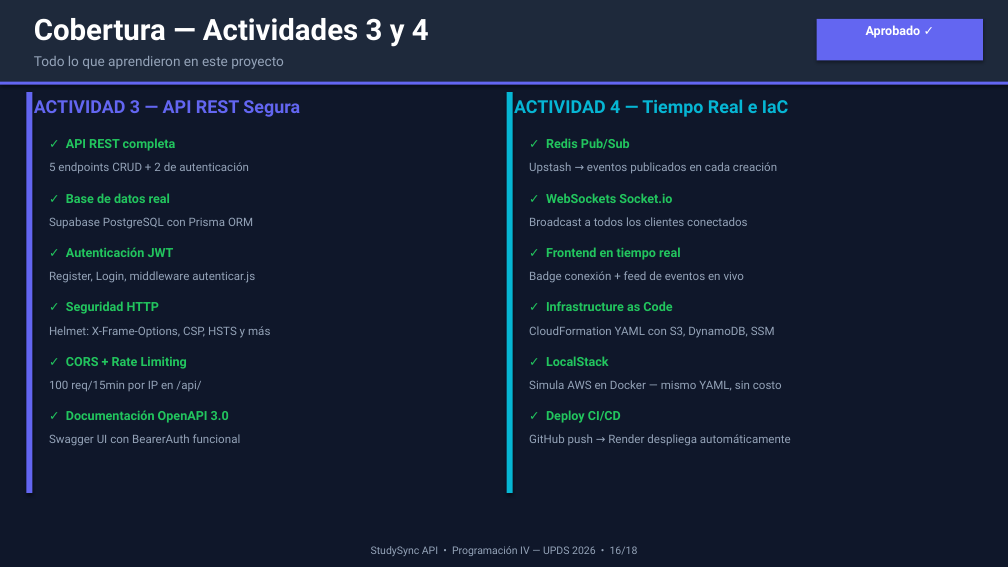
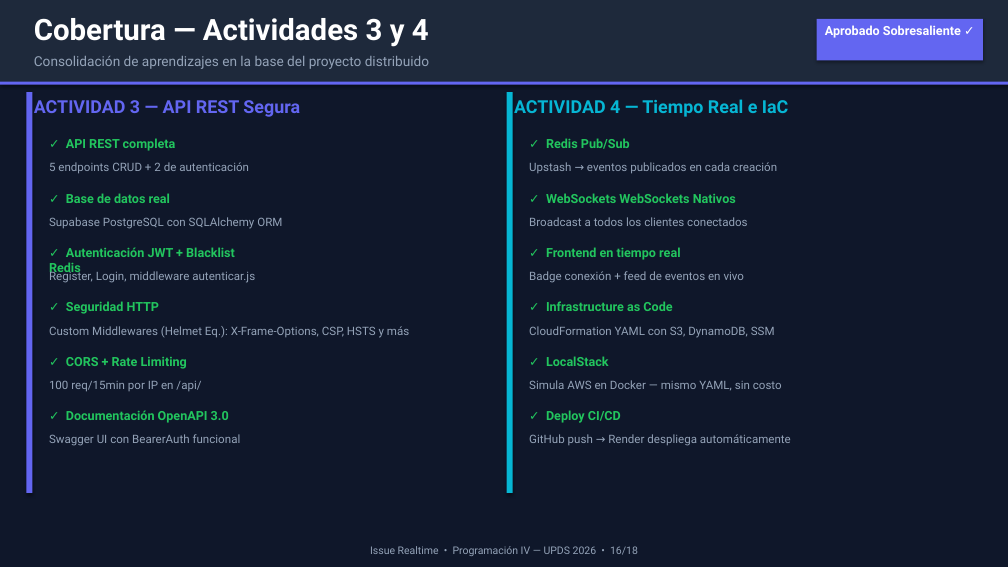
Before and after one commit to JoseMPB13/P4, a slide deck: slide 16 of StudySync_Presentacion_Proyecto_Final.pptx. Drawn at 1008x567 pixels with LibreOffice and Linux fonts; fonts in the diff are those of the drawing. Boxes give left, top, right and bottom in pixels: in the first picture for what was removed or moved away, otherwise in the second. Text is boxed around its words. In the diff, an @@ line names an element or a change of style, - is before the commit and + after.

Commit message:
docs: actualizar presentacion de PowerPoint con el stack tecnico veridico de Issue Realtime

```diff
--- a/StudySync_Presentacion_Proyecto_Final.pptx
+++ b/StudySync_Presentacion_Proyecto_Final.pptx
@@ text at [825,25,961,38]: text changed @@
-Aprobado ✓
+Aprobado Sobresaliente ✓
@@ text at [34,56,429,69]: text changed @@
-Todo lo que aprendieron en este proyecto
+Consolidación de aprendizajes en la base del proyecto distribuido
@@ text at [546,193,736,203]: text changed @@
-✓ WebSockets Socket.io
+✓ WebSockets WebSockets Nativos
@@ text at [49,217,282,229]: text changed @@
-Supabase PostgreSQL con Prisma ORM
+Supabase PostgreSQL con SQLAlchemy ORM
@@ text at [49,247,235,276]: text changed @@
-✓ Autenticación JWT
+✓ Autenticación JWT + Blacklist Redis
@@ text at [49,326,409,338]: text changed @@
-Helmet: X-Frame-Options, CSP, HSTS y más
+Custom Middlewares (Helmet Eq.): X-Frame-Options, CSP, HSTS y más
@@ text at [370,546,638,556]: text changed @@
-StudySync API • Programación IV — UPDS 2026 • 16/18
+Issue Realtime • Programación IV — UPDS 2026 • 16/18
```
Also in this commit, not shown: 17 other slides changed.
